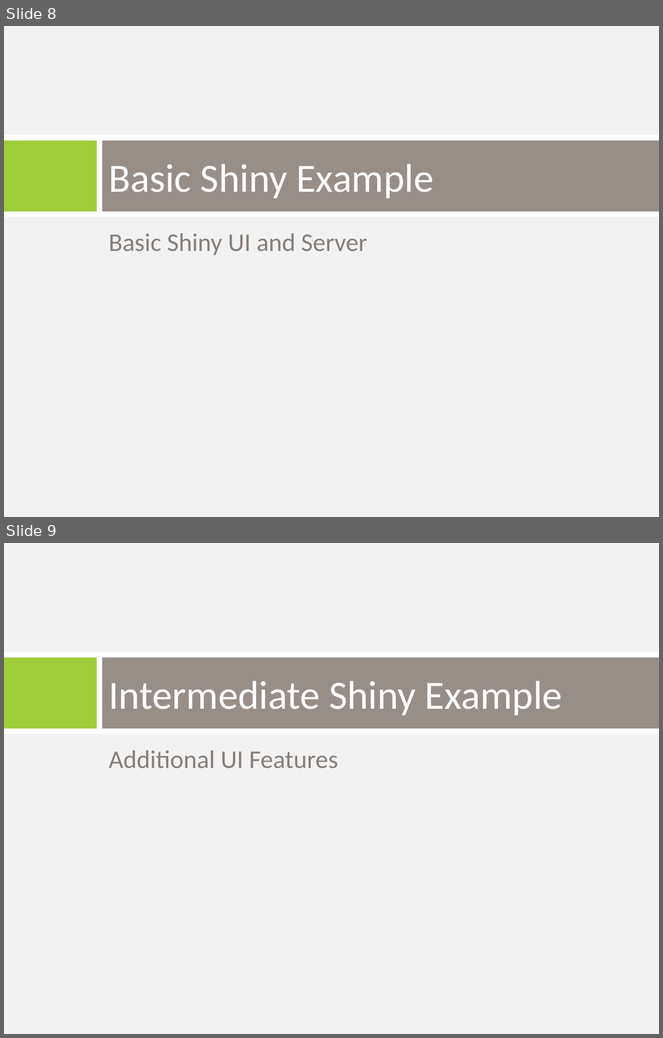
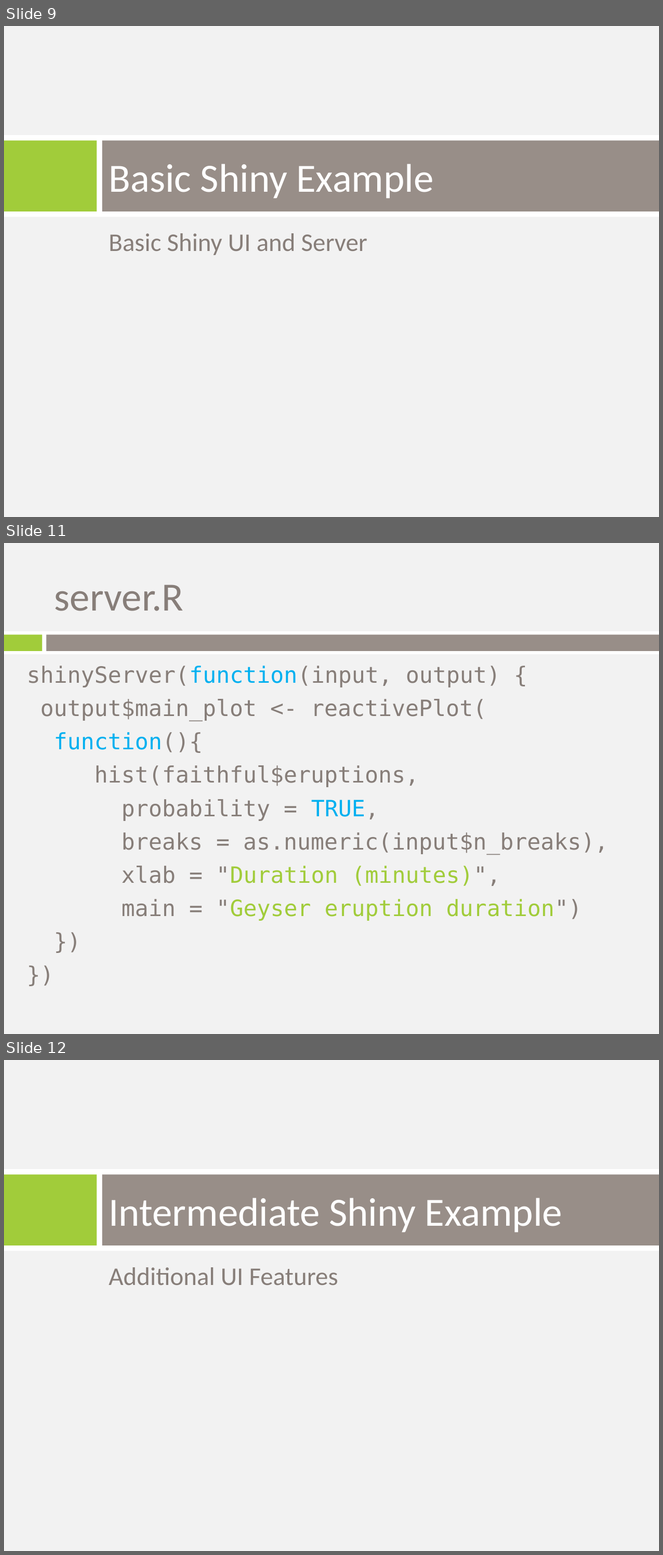
Before and after one commit to trestletech/shiny-sandbox, a slide deck: shiny_introduction.pptx. Shown one above the other, each under a label of ours: slides 8 and 9 before the commit, slides 9, 11 and 12 after it; the slides between them are not shown. The pictures are 663x1038 and 663x1555 pixels, drawn with LibreOffice and Linux fonts; fonts in the diff are those of the drawing; background and template pictures are left out. Boxes give left, top, right and bottom in pixels: in the first picture for what was removed or moved away, otherwise in the second. Text is boxed around its words. In the diff, an @@ line names an element or a change of style, - is before the commit and + after.

Commit message:
Added ui and server code to slides.

```diff
--- a/shiny_introduction.pptx
+++ b/shiny_introduction.pptx
@@ slide 11 added at (4,543,659,1034), background picture (left out) @@
@@ title added at (54,585,183,611), 44 pt, text #877E79 @@
+server.R
@@ rectangle added at (4,631,659,654), fill #FFFFFF @@
@@ rectangle added at (4,635,42,651), fill #A1CC3A @@
@@ rectangle added at (47,635,659,651), fill #988E88 @@
@@ text added at (27,666,608,921), 24.6 pt, text #877E79 @@
+shinyServer(function(input, output) {
+output$main_plot <- reactivePlot(
+function(){
+hist(faithful$eruptions,
+probability = TRUE,
+breaks = as.numeric(input$n_breaks),
+xlab = "Duration (minutes)",
+main = "Geyser eruption duration")
+})
+})
@@ what was slide 8 is now slide 9 @@
@@ what was slide 9 is now slide 12 @@
```
Also in this commit, not shown: 1 slide changed, 4 other slides added.
